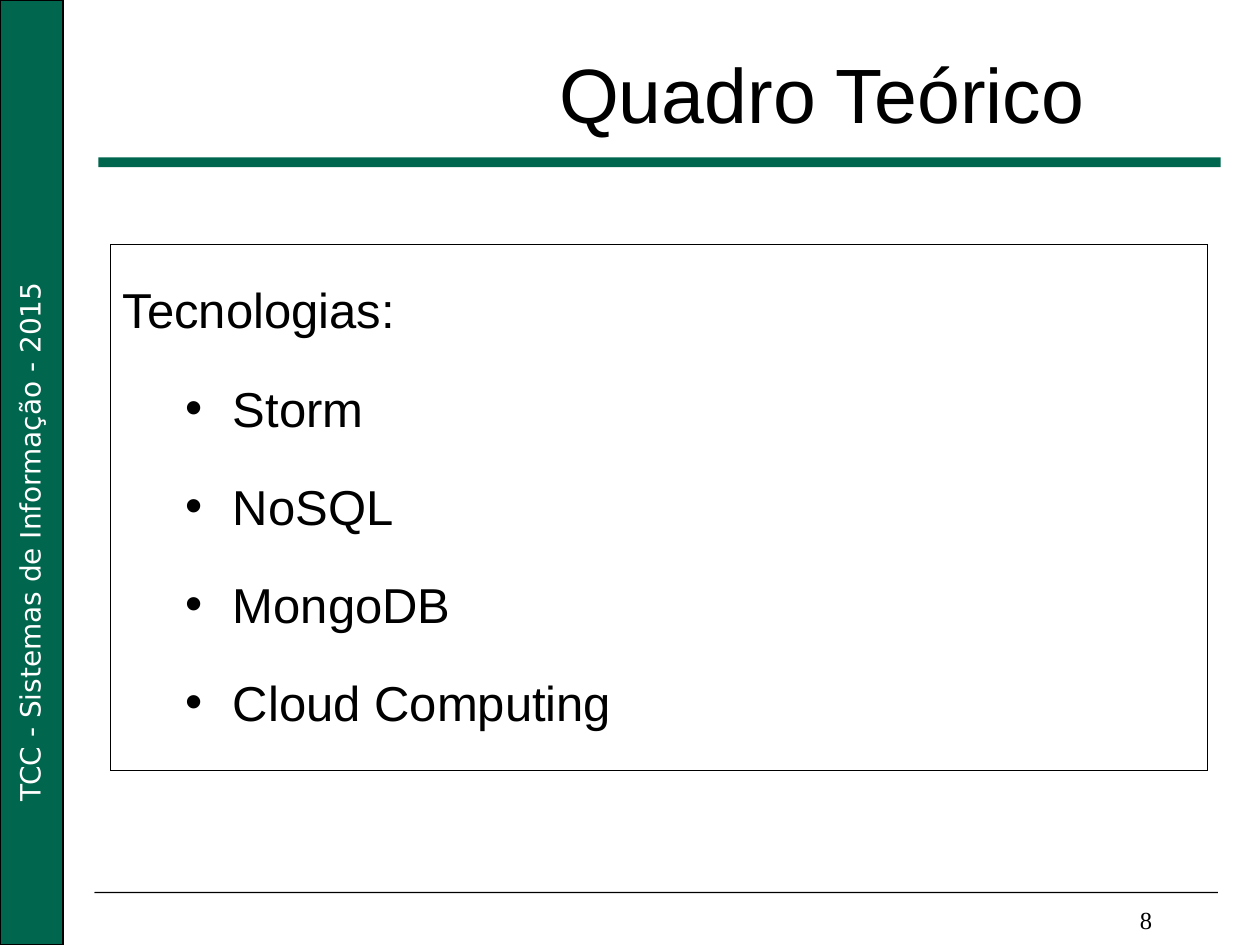
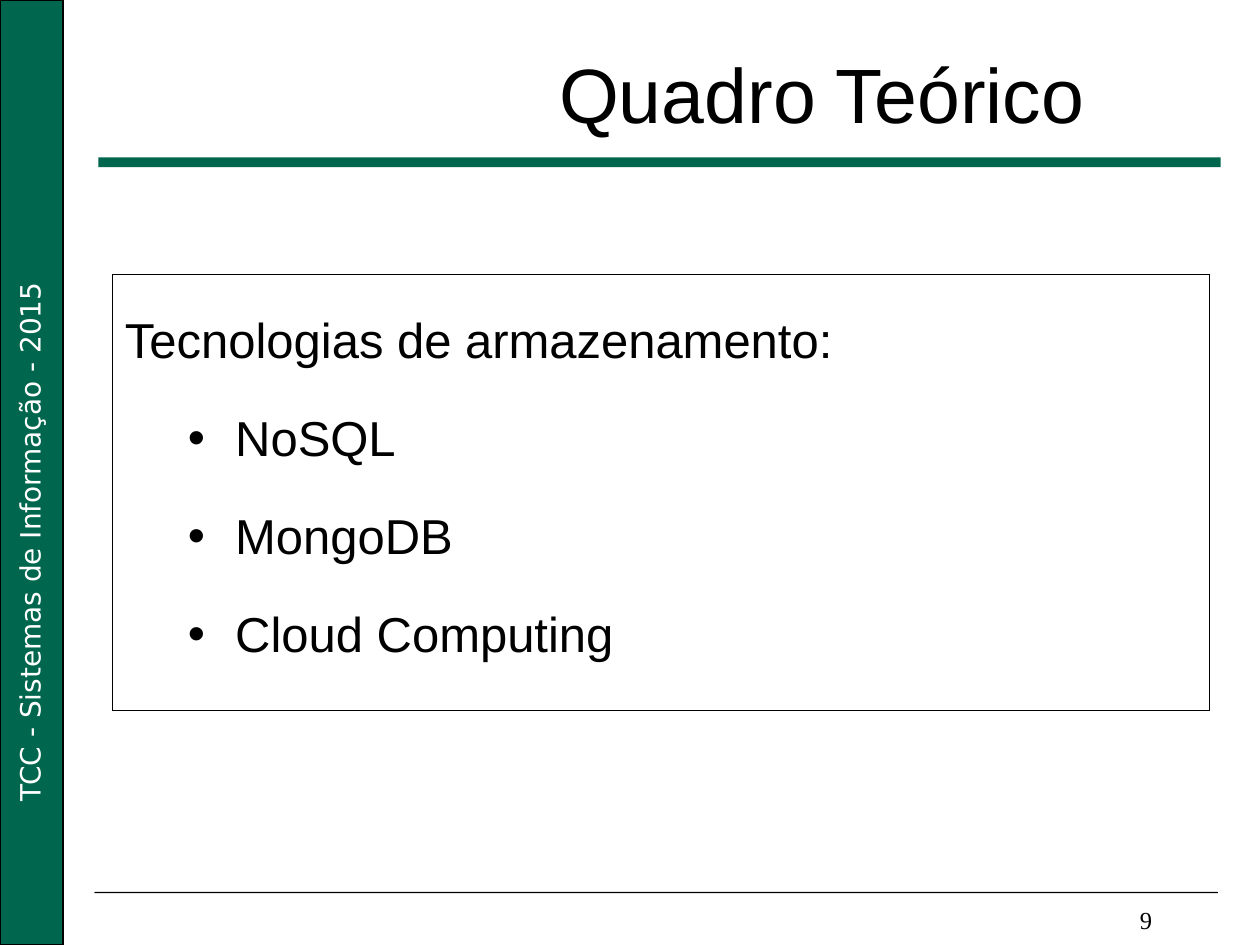
Before and after one commit to Nikofoxxx/TCC, a slide deck: slide 9 of documents/life_cycle/Apresentação_Big_Data.pptx (slide 8 before the commit). Drawn at 1260x945 pixels with LibreOffice and Linux fonts; fonts in the diff are those of the drawing; background and template pictures are left out. Boxes give left, top, right and bottom in pixels: in the first picture for what was removed or moved away, otherwise in the second. Text is boxed around its words. In the diff, an @@ line names an element or a change of style, - is before the commit and + after.

Commit message:
Desenvolvimento da Apresentação
Adicionada a imagem explicativa do storm

```diff
--- a/documents/life_cycle/Apresentação_Big_Data.pptx
+++ b/documents/life_cycle/Apresentação_Big_Data.pptx
@@ rectangle "Tecnologias de armazenamento:": place and size @@
-rectangle "Tecnologias de armazenamento:" at <box>111,244,1208,770</box>
+rectangle "Tecnologias de armazenamento:" at <box>112,275,1210,711</box>
@@ text in rectangle at <box>125,322,832,368</box>: text changed @@
-Tecnologias:
-  • Storm
+Tecnologias de armazenamento:
@@ text at <box>1140,912,1152,930</box>: text changed @@
-8
+9
```
Also in this commit, not shown: 7 other slides changed, 1 slide added.
